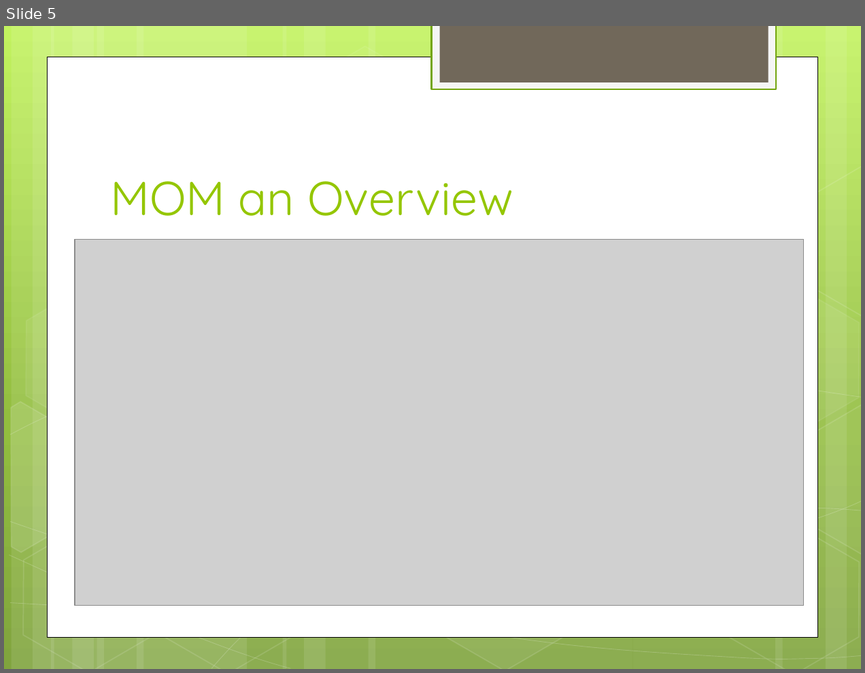
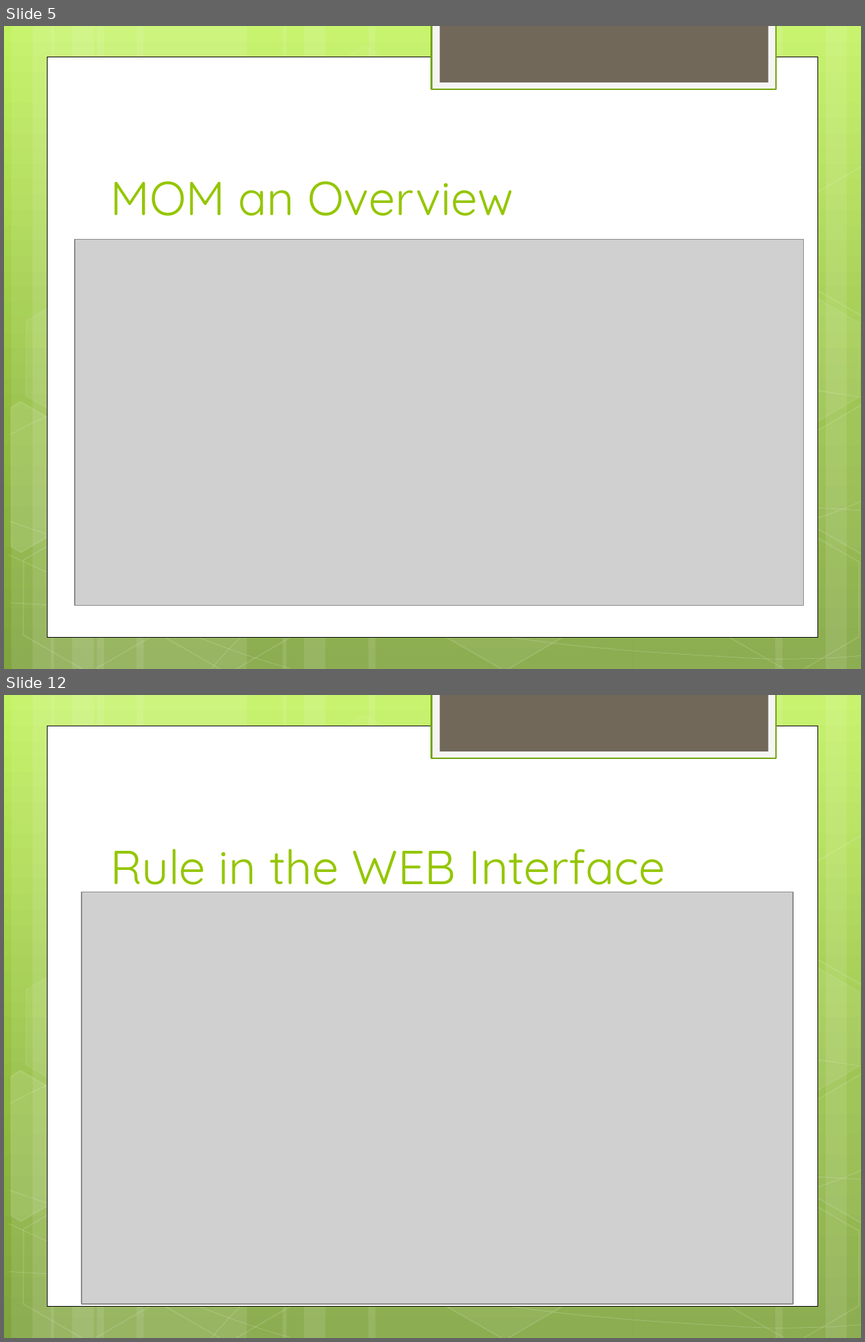
Before and after one commit to Zucka/MOM, a slide deck: other/Presentation-Lars.pptx. Shown one above the other, each under a label of ours: slide 5 before the commit, slides 5 and 12 after it; the slides between them are not shown. The pictures are 865x673 and 865x1342 pixels, drawn with LibreOffice and Linux fonts; fonts in the diff are those of the drawing; grey boxes stand for pictures. Boxes give left, top, right and bottom in pixels: in the first picture for what was removed or moved away, otherwise in the second. Text is boxed around its words. In the diff, an @@ line names an element or a change of style, - is before the commit and + after.

```diff
--- a/other/Presentation-Lars.pptx
+++ b/other/Presentation-Lars.pptx
@@ slide 12 added at <box>4,695,861,1338</box>, background gradient #C3F35F to #93BF3F to #81A53E; not listed: 31 template elements that a slide beside it also shows @@
@@ title added at <box>110,849,666,897</box>, 40 pt, text #94C600 @@
+Rule in the WEB Interface
@@ picture added at <box>82,892,793,1304</box> @@
```
Also in this commit, not shown: 16 other slides added, 3 other files.
